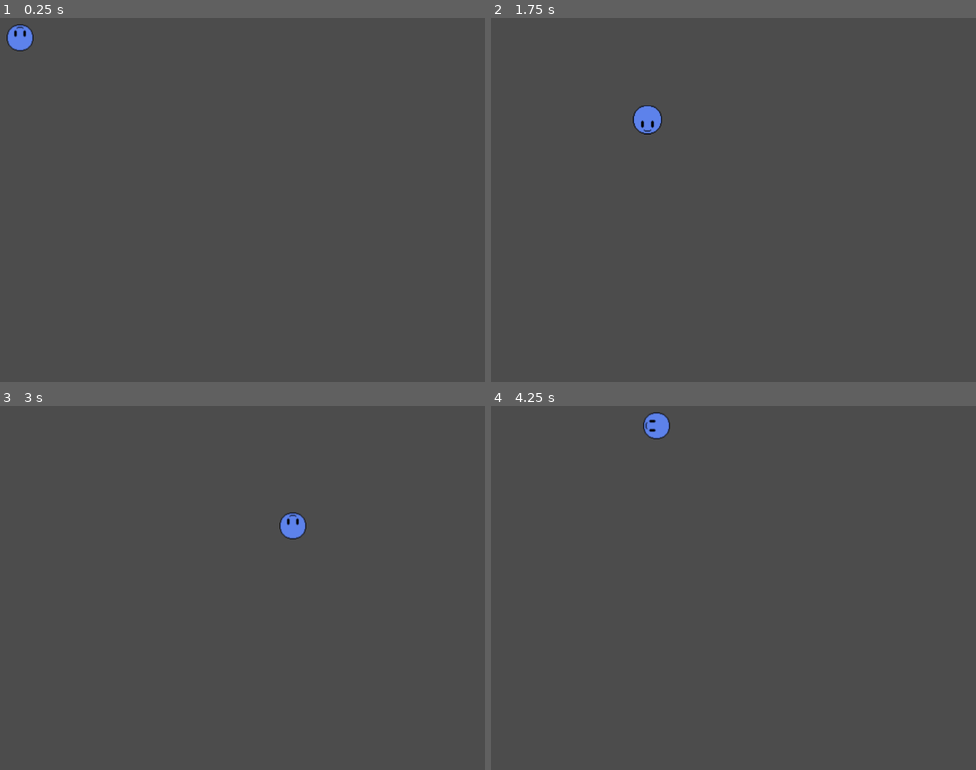
Above: before the commit, frames 1-4 (two rows, left to right).
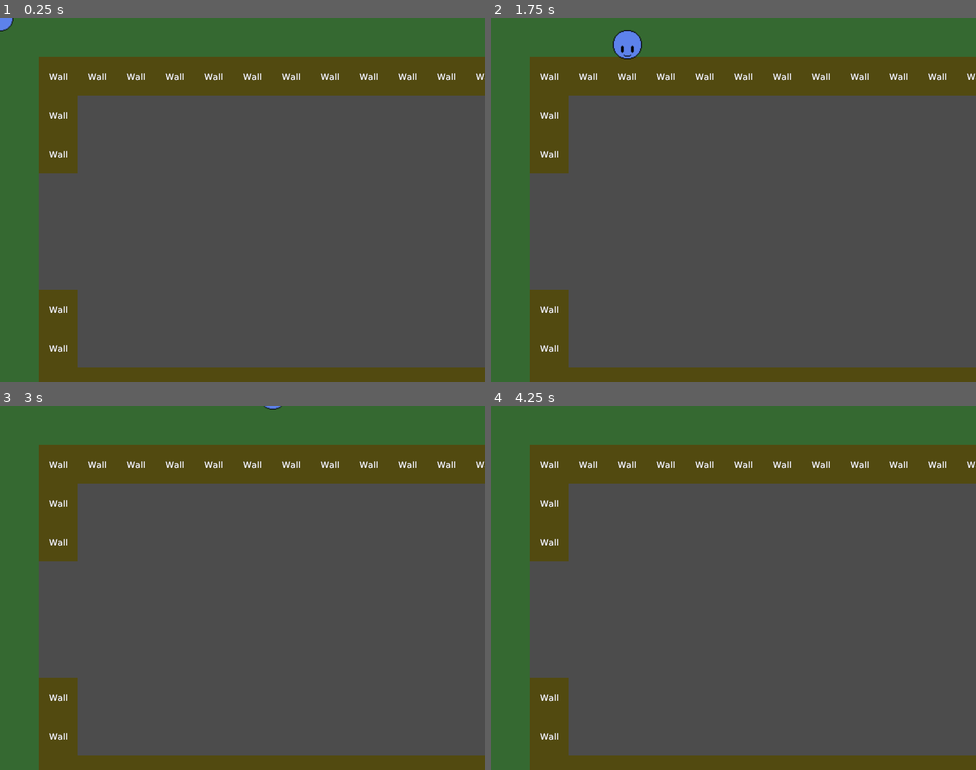
Above: after the commit, the same moments.

Repository: anthonynd/he1st
Game: Godot game, scene res://level/main.tscn
Same seed, same stepped clock (60 frames per second), same inputs: the game is played once before the commit and once after it.
Inputs:
- Up to frame 1 (0.25 s): no input
- Up to frame 2 (1.75 s): tap Enter at 0.5 s; hold D (move_right) 0.53-1.28 s; hold S (move_down) from 1.28 s (still down)
- Up to frame 3 (3 s): release S (move_down) at 2.03 s; hold D (move_right) 2.03-2.78 s; hold W (move_up) from 2.78 s (still down)
- Up to frame 4 (4.25 s): release W (move_up) at 3.53 s; hold A (move_left) from 3.53 s (still down)

The runs differ from the first frame. In frame 1, 35% of the frame differs, in the area x 0-100%, y 0-100%; in frame 2, 35%; in frame 3, 35%; in frame 4, 35%.

Commit message:
Using KinematicBody2D for collision Adding a Global character class

Diff:
--- a/level/main.tscn
+++ b/level/main.tscn
@@ -1,7 +1,12 @@
-[gd_scene load_steps=2 format=2]
+[gd_scene load_steps=3 format=2]
 
-[ext_resource path="res://player/player.tscn" type="PackedScene" id=1]
+[ext_resource path="res://level/maps/house.tscn" type="PackedScene" id=1]
+[ext_resource path="res://player/player.tscn" type="PackedScene" id=2]
 
 [node name="root" type="Node2D"]
 
-[node name="player" parent="." instance=ExtResource( 1 )]
+[node name="map" type="Node2D" parent="."]
+
+[node name="house" parent="map" instance=ExtResource( 1 )]
+
+[node name="player" parent="." instance=ExtResource( 2 )]
--- a/player/player.tscn
+++ b/player/player.tscn
@@ -4,10 +4,7 @@
 [ext_resource path="res://textures/player/player_small.png" type="Texture" id=2]
 [ext_resource path="res://textures/player/player_big.png" type="Texture" id=3]
 
-[sub_resource type="CircleShape2D" id=1]
-radius = 20.5564
-
-[sub_resource type="SpriteFrames" id=2]
+[sub_resource type="SpriteFrames" id=3]
 animations = [ {
 "frames": [ ExtResource( 2 ), ExtResource( 3 ) ],
 "loop": true,
@@ -15,15 +12,14 @@
 "speed": 5.0
 } ]
 
-[node name="player" type="Area2D"]
-position = Vector2( 33.1247, 32.5726 )
+[sub_resource type="CircleShape2D" id=2]
+radius = 20.0
+
+[node name="player" type="KinematicBody2D"]
 script = ExtResource( 1 )
-__meta__ = {
-"_edit_group_": true
-}
+
+[node name="AnimatedSprite" type="AnimatedSprite" parent="."]
+frames = SubResource( 3 )
 
 [node name="CollisionShape2D" type="CollisionShape2D" parent="."]
-shape = SubResource( 1 )
-
-[node name="AnimatedSprite" type="AnimatedSprite" parent="."]
-frames = SubResource( 2 )
+shape = SubResource( 2 )
--- /dev/null
+++ b/scripts/character.gd
@@ -0,0 +1,48 @@
+extends KinematicBody2D
+
+export (PackedScene) var slot_1
+export (PackedScene) var slot_2
+export (PackedScene) var slot_3
+export (PackedScene) var throwable
+
+export var health = 100
+export var armor = 0
+
+var slots = []
+var current_slot = 0
+
+func _ready():
+	if slot_1:
+		slots.append(slot_1.instance())
+
+	if slot_2:
+		slots.append(slot_2.instance())
+
+	if slot_3:
+		slots.append(slot_3.instance())
+
+	if throwable:
+		slots.append(throwable.instance())
+
+	if slots.size() > 0:
+		for sl in slots:
+			sl.position.y = -25
+#			sl.position.x = 5
+			add_child(sl)
+
+		slots[current_slot].visible = true
+		#slots[current_slot].set_ui()
+
+	pass
+
+func set_slot(index):
+	if(index != current_slot):
+		slots[current_slot].visible = false
+		current_slot = index
+		slots[current_slot].visible = true
+		#slots[current_slot].set_ui()
+
+
+func damage(health_point):
+	health -= health_point
+	return health
--- a/scripts/player/player.gd
+++ b/scripts/player/player.gd
@@ -1,4 +1,4 @@
-extends Area2D
+extends "../character.gd"
 
 export var speed = 300
 var screen_size
@@ -24,9 +24,8 @@
 		$AnimatedSprite.frame = 0
 		$AnimatedSprite.stop()
 
-	position += velocity * delta
-	position.x = clamp(position.x, 0, screen_size.x)
-	position.y = clamp(position.y, 0, screen_size.y)
+	velocity = velocity.normalized() * (speed * delta)
+	move_and_collide(velocity)
 
 
 	if (velocity.x > 0):
